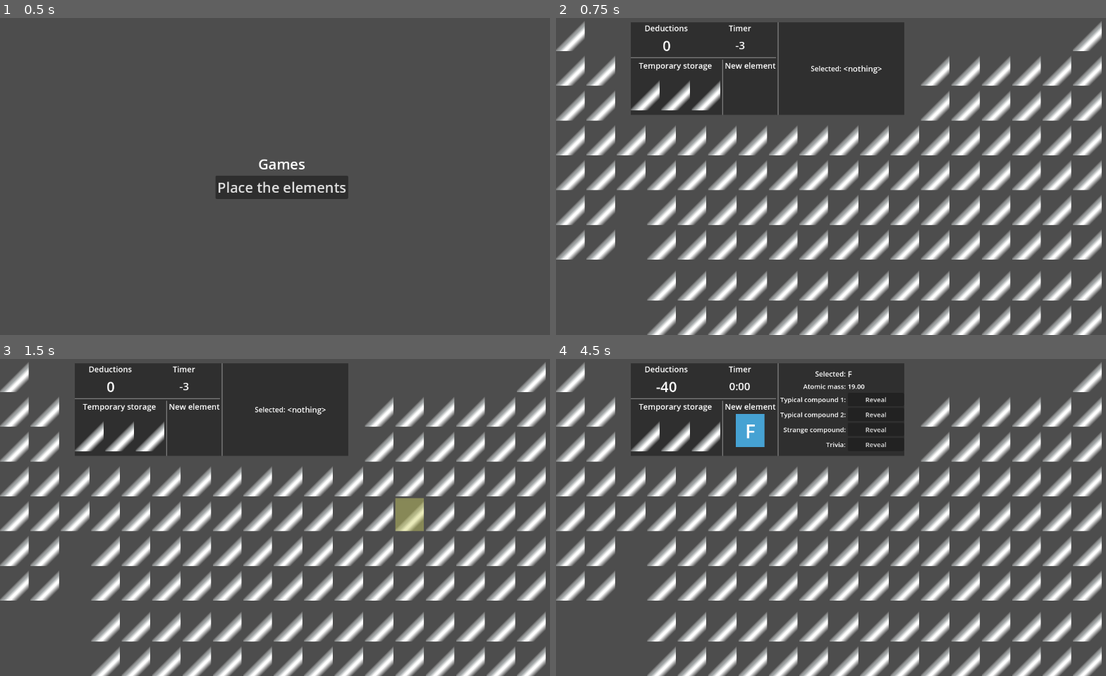
Above: before the commit, frames 1-4 (two rows, left to right).
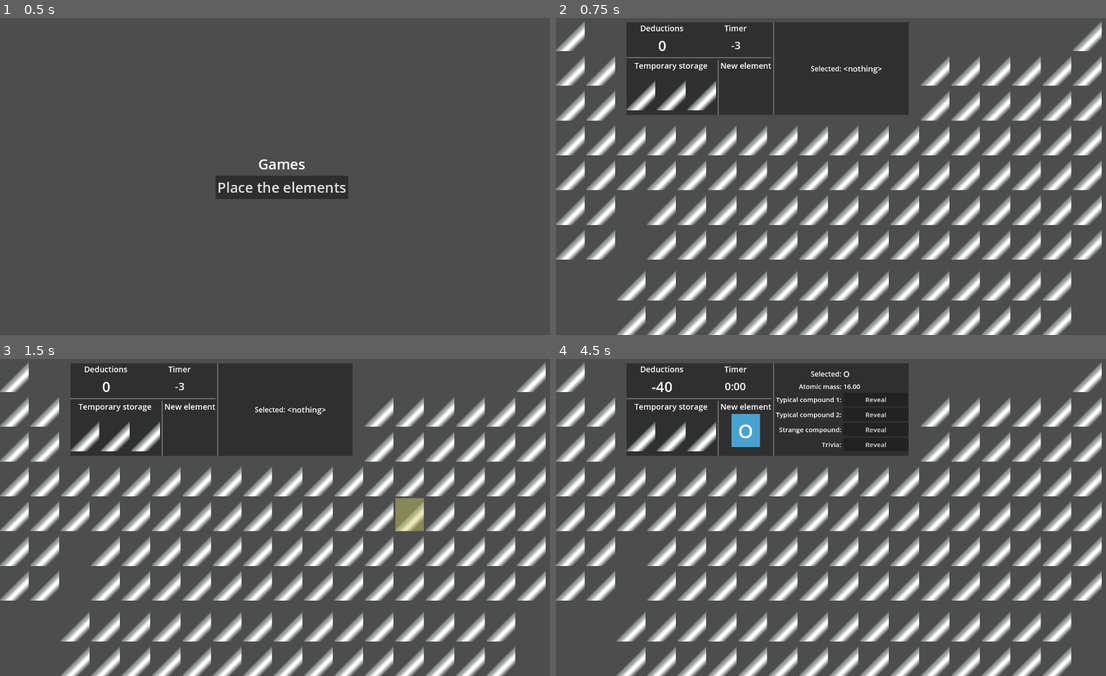
Above: after the commit, the same moments.

Repository: nicemicro/periodic-quiz
Game: Godot game, scene res://main_window.tscn
The game is run twice, just before and just after one commit, with the same random seed, the same clock (stepped at 60 frames per second) and the same inputs.
Inputs (mouse positions are in pixels of both pictures, inside the frame that each line leads up to):
- Up to frame 1 (0.5 s): no input
- Up to frame 2 (0.75 s): click "Place the elements" at 0.5 s
- Up to frame 3 (1.5 s): tap Enter at 1.25 s; move the mouse to (407, 501) at 1.27 s; click (407, 501) at 1.42 s
- Up to frame 4 (4.5 s): tap Space at 2 s; move the mouse to (726, 533) at 2.02 s; click (726, 533) at 2.17 s; move the mouse to (897, 447) at 2.77 s; click (897, 447) at 2.92 s; tap Enter at 3.5 s; move the mouse to (809, 580) at 3.52 s; click (809, 580) at 3.67 s; click "Reveal" at 4.25 s

Frame 1 is identical in both runs. In frame 2, 2.8% of the frame differs, in the area x 11-100%, y 1-100%; in frame 3, 2.8%; in frame 4, 3.7%.

Commit message:
empty periodic table is drawn based on the full table

Diff:
--- a/src/p_table/all_elements.gd
+++ b/src/p_table/all_elements.gd
@@ -1,4 +1,5 @@
 extends GridContainer
+class_name PTableFull
 
 var elementList: Dictionary = {}
 
@@ -18,7 +19,7 @@
 	var currentDiff: int = 1
 	var baseDiff: int = -1
 	var choseFrom: Array = []
-	var minLength: int = 5
+	var minLength: int = 15
 	while len(choseFrom) < minLength and len(choseFrom) < len(elementList):
 		for elementNum in elementList:
 			if elementList[elementNum].getDifficulty() == currentDiff:
--- a/src/p_table/match_game.gd
+++ b/src/p_table/match_game.gd
@@ -27,6 +27,7 @@
 func _ready():
 	startTime = Time.get_unix_time_from_system() + gameStarter.time_left
 	timeLabel.text = str(-int(gameStarter.time_left))
+	pTable.initialize(allElements)
 
 func startGame():
 	startTime = Time.get_unix_time_from_system()
--- a/src/p_table/match_game.tscn
+++ b/src/p_table/match_game.tscn
@@ -48,9 +48,9 @@
 
 [node name="GamePanel" type="PanelContainer" parent="."]
 layout_mode = 0
-offset_left = 170.0
+offset_left = 160.0
 offset_top = 10.0
-offset_right = 790.0
+offset_right = 800.0
 offset_bottom = 220.0
 
 [node name="Columns" type="HBoxContainer" parent="GamePanel"]
--- a/src/p_table/p_table.gd
+++ b/src/p_table/p_table.gd
@@ -4,41 +4,22 @@
 const EMPTY_PATH = "uid://ckdkb4ss1xtta"
 const ELEMENT_PATH = "uid://c4o2xmg1nph1u"
 
-const PTABLE = [
-	[1, 16, 1],
-	[2, 10, 6],
-	[2, 10, 6],
-	[18],
-	[18],
-	[2, 1, 15],
-	[2, 1, 15],
-	[0, 18],
-	[0, 3, 15],
-	[0, 3, 15]
-]
-
 var elementPlaces: Array = []
 var activeStorage: CenterContainer = null
 
-func _ready():
-	var el_now: bool = true
+func initialize(allElements: PTableFull):
 	var col_num: int = 0
 	var instance: CenterContainer
-	for line in PTABLE:
+	for child in allElements.get_children():
 		col_num = 0
-		el_now = true
-		for cols in line:
-			for num in range(cols):
-				if el_now:
-					instance = load(EL_PLACE_PATH).instantiate()
-					elementPlaces.append(instance)
-					instance.activate.connect(storageActivated.bind(instance))
-					instance.deactivate.connect(storageDeactivated.bind(instance))
-				else:
-					instance = load(EMPTY_PATH).instantiate()
-				add_child(instance)
-				col_num += 1
-			el_now = not el_now
+		if child is ElementNode:
+			instance = load(EL_PLACE_PATH).instantiate()
+			elementPlaces.append(instance)
+			instance.activate.connect(storageActivated.bind(instance))
+			instance.deactivate.connect(storageDeactivated.bind(instance))
+		else:
+			instance = load(EMPTY_PATH).instantiate()
+		add_child(instance)
 
 func checkElements() -> int:
 	var correct: int = 0
